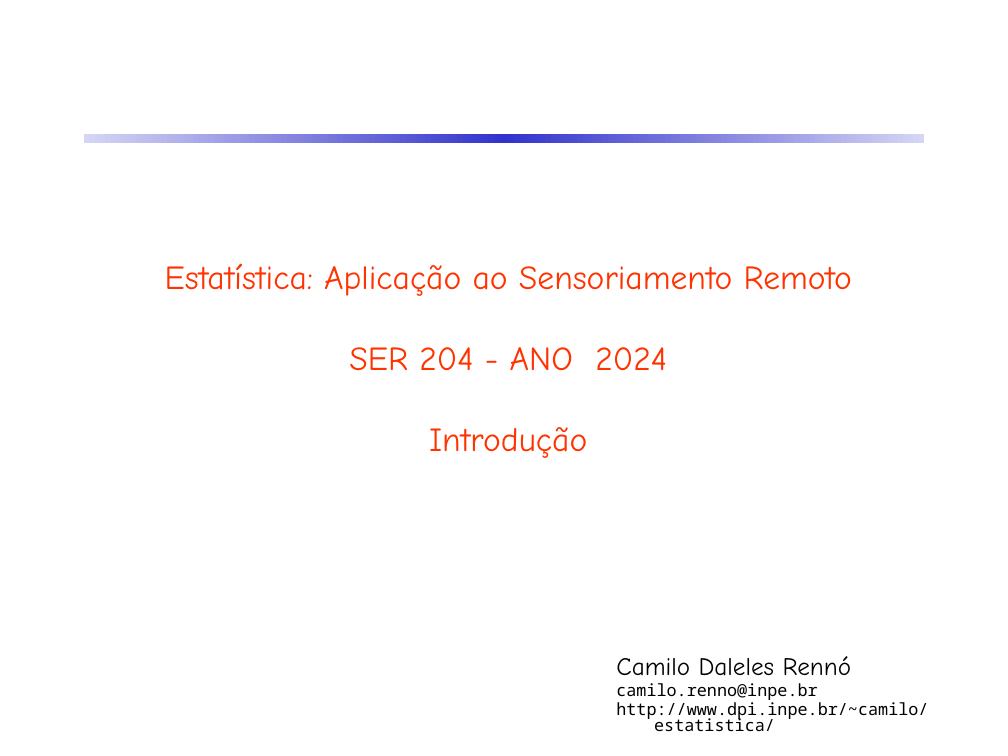
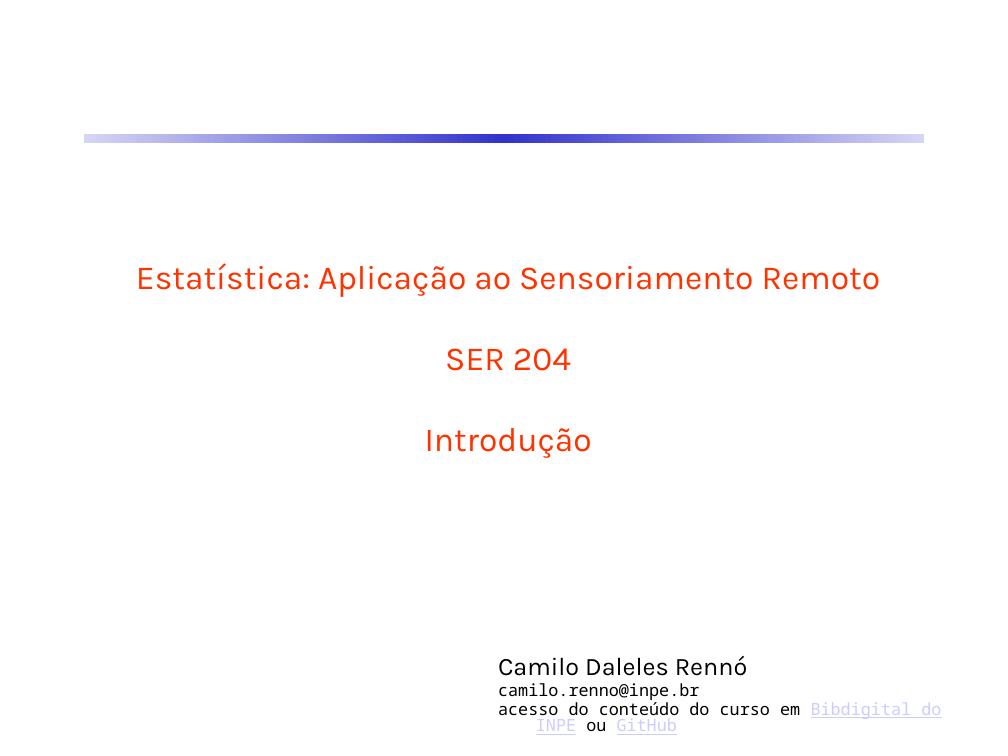
Before and after one commit to CDRenno/Estatistica, a slide deck: slide 1 of ppt/01Introd.pptx. Drawn at 1008x756 pixels with LibreOffice and Linux fonts; fonts in the diff are those of the drawing. Boxes give left, top, right and bottom in pixels: in the first picture for what was removed or moved away, otherwise in the second. Text is boxed around its words. In the diff, an @@ line names an element or a change of style, - is before the commit and + after.

```diff
--- a/ppt/01Introd.pptx
+++ b/ppt/01Introd.pptx
@@ title at <box>136,263,881,458</box>: text changed; font Comic Neue to Karla @@
-Estatística: Aplicação ao Sensoriamento Remoto
-SER 204 - ANO 2024
-Introdução
+Estatística: Aplicação ao Sensoriamento Remoto
+SER 204
+Introdução
@@ text "Camilo Daleles Rennó": place and size @@
-text "Camilo Daleles Rennó" at <box>616,656,928,731</box>
+text "Camilo Daleles Rennó" at <box>498,656,941,735</box>
@@ text at <box>498,656,748,676</box>: font Comic Neue to Karla in "Camilo Daleles Rennó" @@
@@ text at <box>498,702,941,735</box>: text changed @@
-http://www.dpi.inpe.br/~camilo/estatistica/
+acesso do conteúdo do curso em Bibdigital do INPE ou GitHub
```
Also in this commit, not shown: 16 other slides changed, 5 other files.
